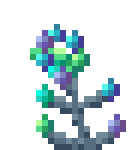
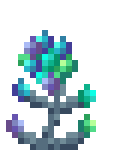
The second 132×150 image is a revision of the first. Changes to its layers:
added layer "tinker_flower_02.png" above "tinker_flower_01.png" over [6, 30, 96, 150]
hid "Pasted Layer" over [48, 42, 72, 60]
hid "flower_010.png" over [30, 24, 126, 150]
